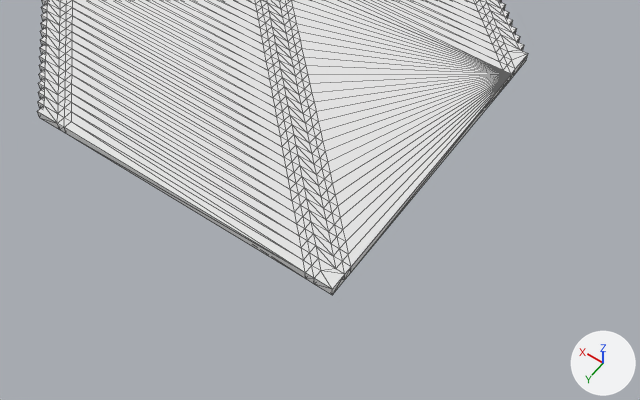
Renders of the OBJ model models_obj_test/zakretPolSkosAsfalt.obj from each side of a commit.
Camera for both pictures: a 50 mm lens placed at (-8.76, 9.91, 6.9), pointed at (-5.58, 5.47, -0.08). Arrows for +X, +Y and +Z are at lower right; the lights stay in place. Mesh edges are drawn as thin lines. Where no turn or scale is listed for an object, it has been applied to the vertices.

Names of what the first picture shows: 'Untitled'.
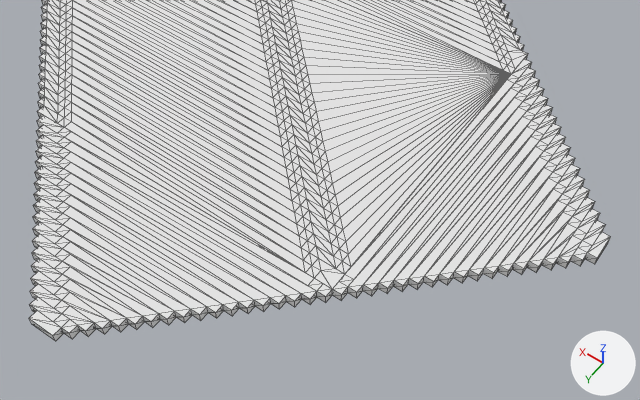
Commit message: added working zakretPolSkosAsfalt

Changed parts and their boxes [x1, y1, x2, y2] in the pictures (640 x 400 px):
'Untitled.002', added: after [29, 116, 332, 341]
'Untitled.001', added: after [332, 59, 611, 300]

The edits, one by one:
Material 'palette.014' (mat_palette_014) is new.
Its base color is (0.8, 0.8, 0.8) (white #e7e7e7).
Its roughness is 1.0.
Material 'palette.008' (mat_palette_008) is new.
Its base color is (0.8, 0.8, 0.8) (white #e7e7e7).
Its roughness is 1.0.
Mesh me_untitled_002 is new.
It has 252 vertices, 500 faces and spans x -6.35..-2.65, y 6.35..8.15, z 0.0..0.1.
It uses material mat_palette_014 (white #e7e7e7).
Mesh me_untitled_001 is new.
It has 252 vertices, 500 faces and spans x -8.15..-6.35, y 2.65..6.35, z 0.0..0.1.
It uses material mat_palette_008 (white #e7e7e7).
Object 'Untitled.002' (ob_untitled_002) is new; it shows me_untitled_002.
Its location is (0.0, 0.0, 0.0).
Object 'Untitled.001' (ob_untitled_001) is new; it shows me_untitled_001.
Its location is (0.0, 0.0, 0.0).
